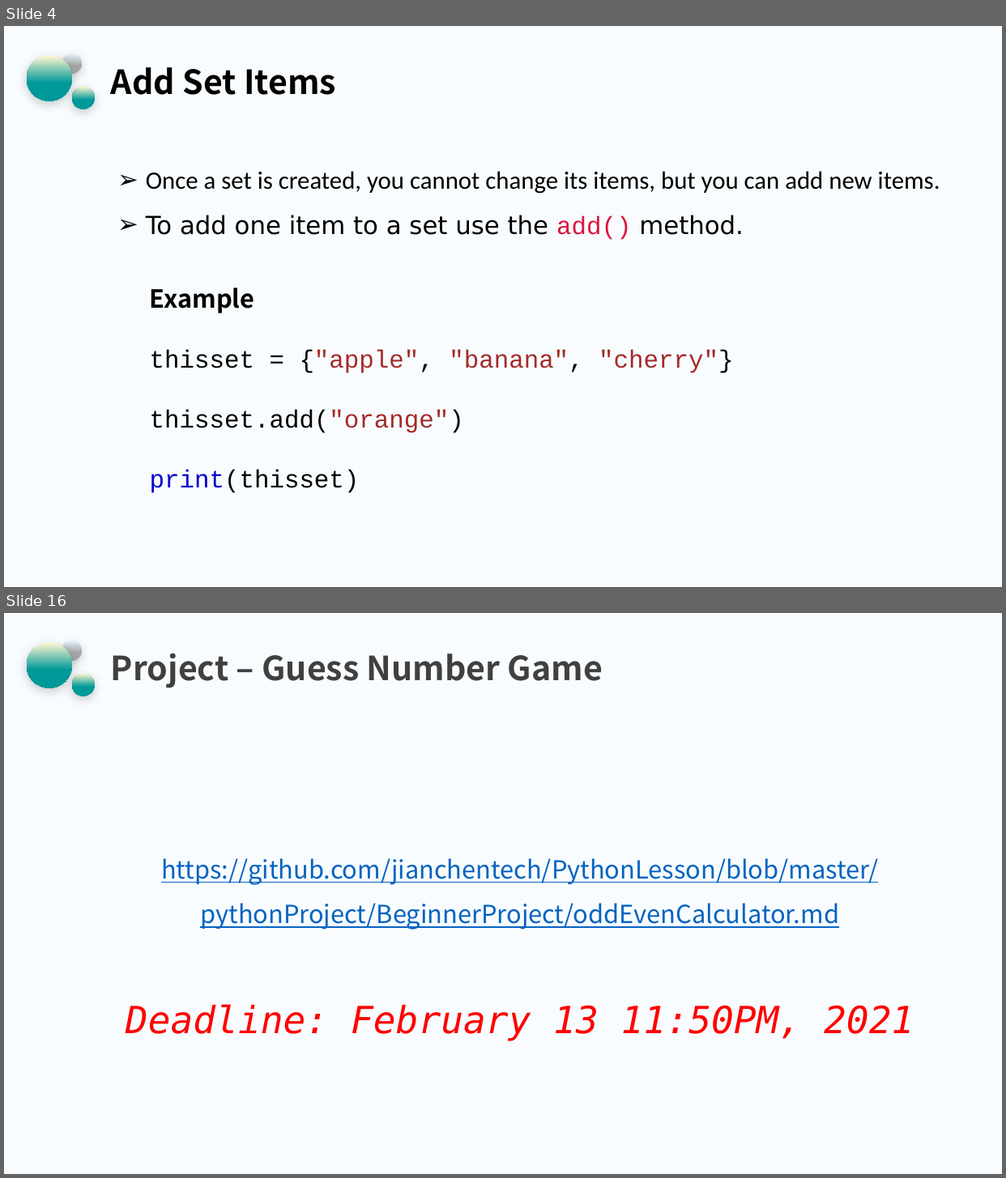
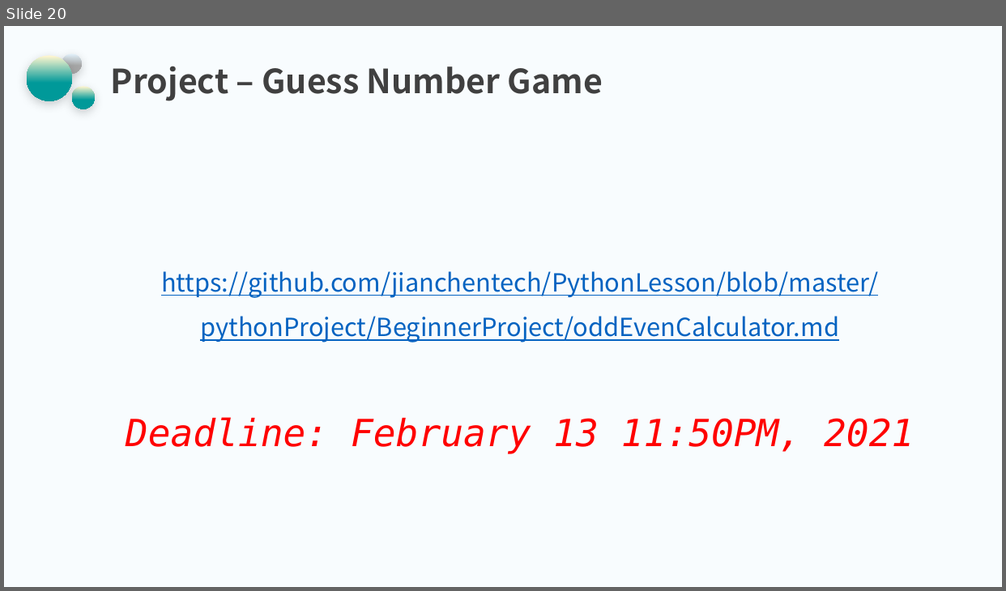
Before and after one commit to jianchentech/PythonLesson, a slide deck: pythonBeginnerLecture/PythonPart10.pptx. Shown one above the other, each under a label of ours: slides 4 and 16 before the commit, slide 20 after it; the slides between them are not shown. The pictures are 1006x1178 and 1006x591 pixels, drawn with LibreOffice and Linux fonts; fonts in the diff are those of the drawing; background and template pictures are left out. Boxes give left, top, right and bottom in pixels: in the first picture for what was removed or moved away, otherwise in the second. Text is boxed around its words. In the diff, an @@ line names an element or a change of style, - is before the commit and + after.

```diff
--- a/pythonBeginnerLecture/PythonPart10.pptx
+++ b/pythonBeginnerLecture/PythonPart10.pptx
@@ slide 4 removed at box(4, 26, 1002, 587), background picture (left out); not listed: 3 template elements that a slide beside it also shows @@
@@ title removed at box(111, 67, 336, 95) @@
-Add Set Items
@@ text removed at box(146, 171, 940, 240) @@
-➢ Once a set is created, you cannot change its items, but you can add new items.
-➢ To add one item to a set use the add() method.
@@ text removed at box(150, 288, 733, 493) @@
-Example
-thisset = {"apple", "banana", "cherry"}
-thisset.add("orange")
-print(thisset)
@@ what was slide 16 is now slide 20 @@
```
Also in this commit, not shown: 3 slides changed, 15 slides added, 10 other slides removed.
